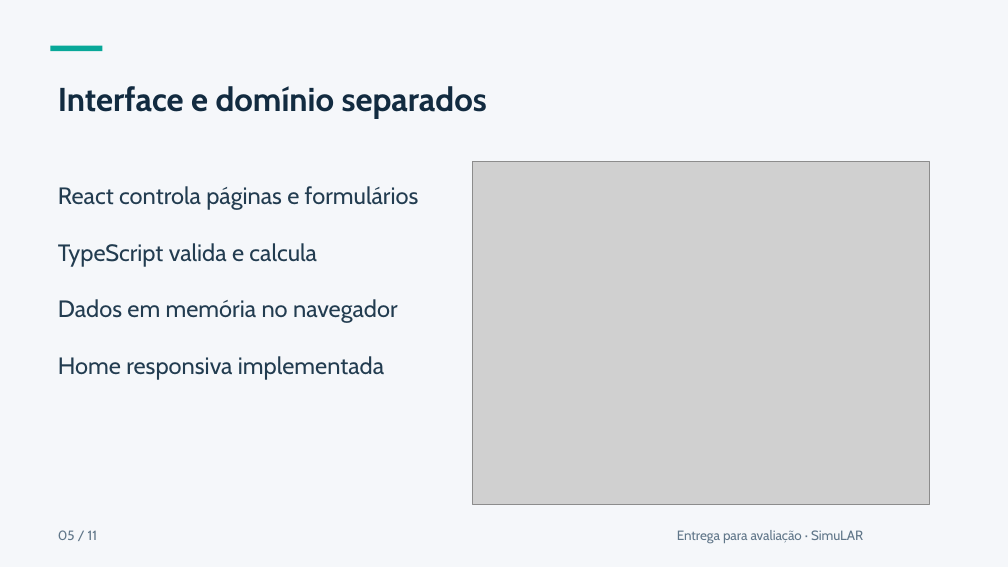
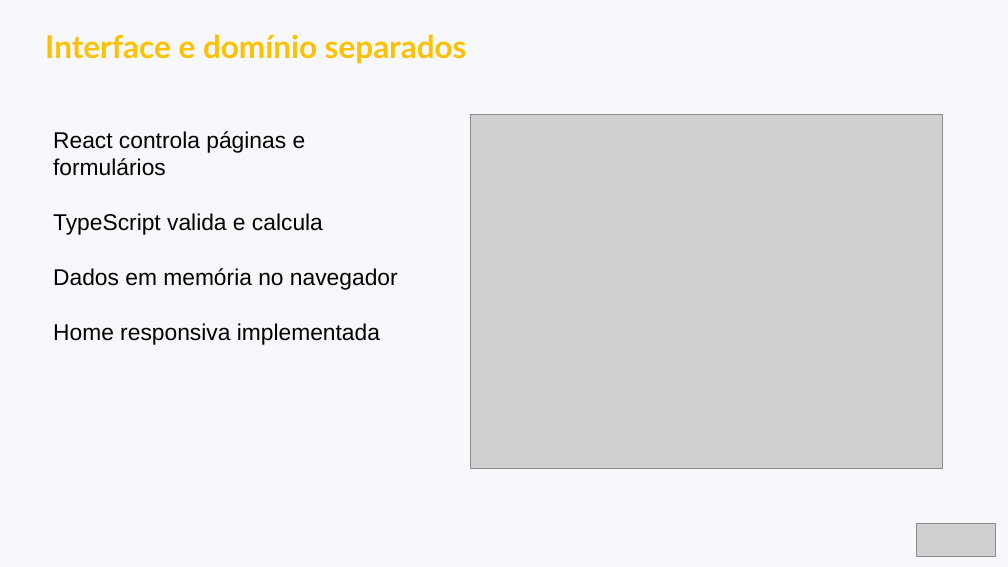
Before and after one commit to eber-ops/SimuLAR, a slide deck: slide 5 of apresentacao/simular-apresentacao-final.pptx. Drawn at 1008x567 pixels with LibreOffice and Linux fonts; fonts in the diff are those of the drawing; grey boxes stand for pictures. Boxes give left, top, right and bottom in pixels: in the first picture for what was removed or moved away, otherwise in the second. Text is boxed around its words. In the diff, an @@ line names an element or a change of style, - is before the commit and + after.

```diff
--- a/apresentacao/simular-apresentacao-final.pptx
+++ b/apresentacao/simular-apresentacao-final.pptx
@@ background #F5F7FA to #F6F8FB @@
@@ text "Interface e domínio separados": place and size @@
-text "Interface e domínio separados" at [58, 86, 487, 119]
+text "Interface e domínio separados" at [45, 34, 467, 64]
@@ text "Interface e domínio separados" at [45, 34, 467, 64]: size 31.5 to 30 pt, font Cabin to Lato, text colour #122B40 to #FFC000 @@
@@ rectangle removed at [51, 45, 103, 51] @@
@@ picture: place and size @@
-picture at [473, 162, 929, 504]
+picture at [471, 114, 943, 469]
@@ text "React controla páginas e formulários": place and size @@
-text "React controla páginas e formulários" at [58, 186, 419, 380]
+text "React controla páginas e formulários" at [53, 131, 398, 345]
@@ text "React controla páginas e formulários" at [53, 131, 398, 345]: size 22.5 to 21.8 pt, font Cabin to Arial, text colour #223C50 to #000000 @@
@@ text removed at [58, 530, 98, 540] @@
-05 / 11
@@ text removed at [677, 530, 863, 543] @@
-Entrega para avaliação · SimuLAR
@@ picture added at [917, 524, 995, 557] @@
```
Also in this commit, not shown: 9 other slides changed, 1 slide added, 1 slide removed.
